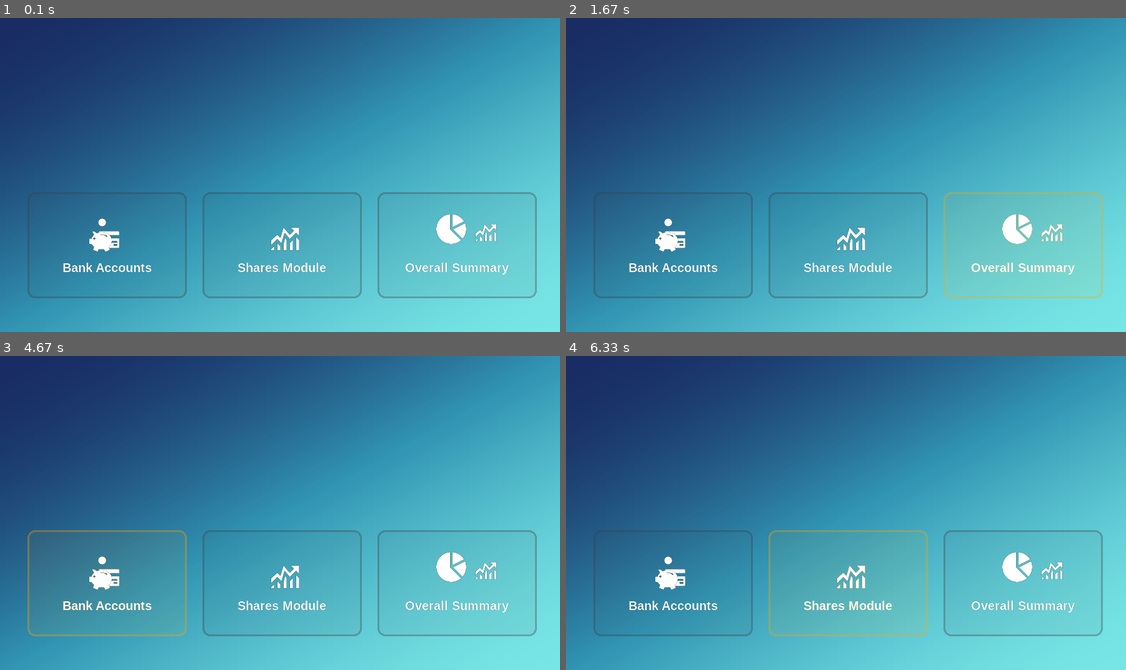
Above: before the commit, frames 1-4 (two rows, left to right).
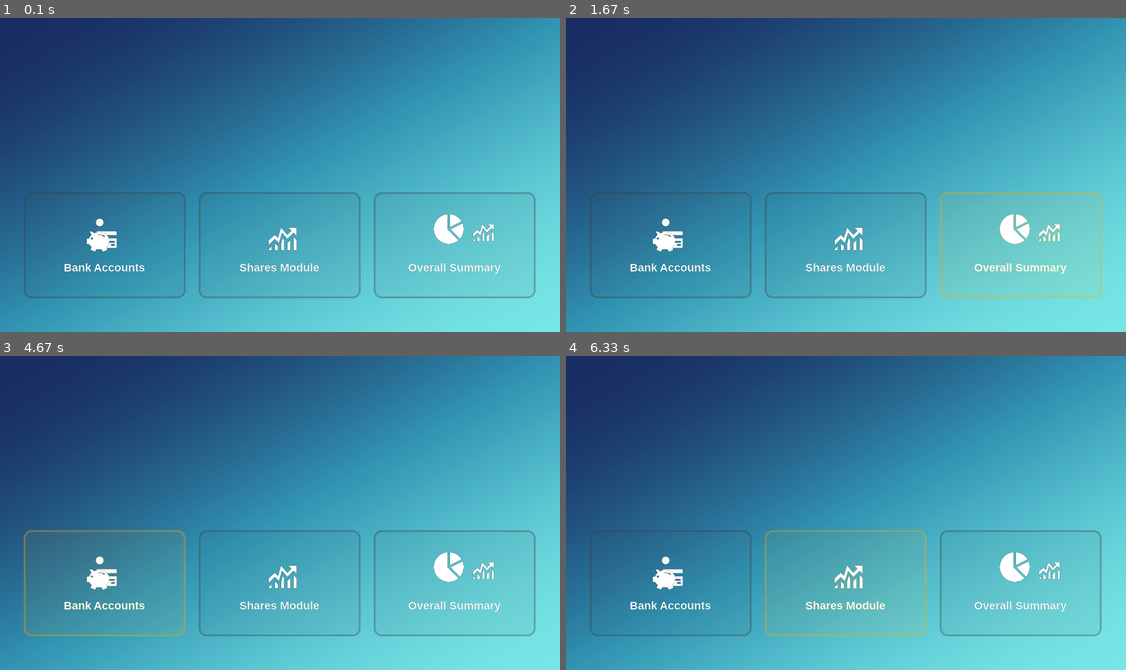
Above: after the commit, the same moments.

Repository: sachinadk2011/FinLedger
Game: pygame game, started from main.py
Same seed, same stepped clock (60 frames per second), same inputs: the game is played once before the commit and once after it.
Inputs (mouse positions are in pixels of both pictures, inside the frame that each line leads up to):
- Up to frame 1 (0.1 s): no input
- Up to frame 2 (1.67 s): click (672, 244) at 0.38 s; click (851, 193) at 0.72 s; click (672, 127) at 1.05 s; click (1053, 284) at 1.38 s
- Up to frame 3 (4.67 s): click (291, 409) at 1.72 s; click (252, 594) at 2.05 s; click (263, 459) at 2.38 s; click (476, 594) at 3.22 s; click (453, 506) at 3.55 s; click (476, 575) at 3.88 s; click (117, 453) at 4.22 s; click (145, 569) at 4.55 s
- Up to frame 4 (6.33 s): click (683, 494) at 4.88 s; click (997, 547) at 5.22 s; click (678, 629) at 5.55 s; click (756, 409) at 5.88 s; click (879, 600) at 6.22 s

The runs differ from the first frame. In frame 1, 2.6% of the frame differs, in the area x 4-96%, y 55-90%; in frame 2, 2.6%; in frame 3, 2.7%; in frame 4, 2.6%.

Commit message:
Refactor configuration values in config.py and update main.py to utilize new layout scaling for dynamic UI adjustments

Diff:
--- a/config.py
+++ b/config.py
@@ -1,8 +1,12 @@
 WIDTH = None
 HEIGHT = None
 FPS = 60
-BASE_W = 1050
-BASE_H = 768
+BASE_W = 1045
+BASE_H = 653
+BASE_CARD_W = 305
+BASE_CARD_H = 200
+BASE_GAP = 20
+BASE_MARGIN = 45
 
 
 MIN_WIDTH = None
--- a/main.py
+++ b/main.py
@@ -11,7 +11,7 @@
 config.MIN_WIDTH = int( info.current_w* 0.5)
 config.MIN_HEIGHT = int(info.current_h * 0.55)
 
-from config import WHITE, BLUE, ORANGE, MIN_WIDTH, MIN_HEIGHT, FPS, HEIGHT, WIDTH, BASE_H, BASE_W
+from config import WHITE, BLUE, ORANGE, MIN_WIDTH, MIN_HEIGHT, FPS, HEIGHT, WIDTH, BASE_H, BASE_W, BASE_CARD_H, BASE_CARD_W, BASE_GAP, BASE_MARGIN
 print(MIN_WIDTH, MIN_HEIGHT,  HEIGHT, WIDTH)
 
 pygame.display.set_caption("Finance Investement Tracker")
@@ -73,12 +73,14 @@
     scale_y = screen_h / BASE_H
 
     # Use the smaller one to prevent overflow
-    scale = min(scale_x, scale_y)
-
-    # Clamp scale (CRITICAL)
-    scale = max(0.85, min(scale, 1.35))
-
-    return scale
+    layout_scale = min(scale_x, scale_y)
+    layout_scale = max(0.85, min(layout_scale, 1.35))
+    font_scale = layout_scale * 0.92
+    icon_scale = layout_scale * 0.9
+
+
+
+    return (layout_scale, font_scale, icon_scale)
 
 
 class FontManager:
@@ -258,25 +260,40 @@
     # Draw once (important!)
     width, height = screen.get_size()
     background = get_instant_bg(width, height)
-    scale = get_ui_scale(width, height)
-    font.update_scale(scale)
-
-    size = (int(300 * scale), int(200 * scale))
+    layout_scale, font_scale, icon_scale = get_ui_scale(width, height)
+    font.update_scale(font_scale)
+
+    margin = int(BASE_MARGIN * layout_scale)
+    min_gap = int(BASE_GAP * layout_scale)
+
+    available_width = width - 2 * margin - 2 * min_gap
+    max_card_width = available_width // 3
+
+
+
+    size = (
+        min(
+            int(BASE_CARD_W * layout_scale),
+            max_card_width
+            ),
+        int(BASE_CARD_H * layout_scale)
+    )
     bank_card = button_card(size, bank_icons, caption="Bank Accounts")
     share_card = button_card(size, stock_bar_icon, caption="Shares Module")
     stock_report_card = button_card(size, stock_report_icon, caption="Overall Summary")
 
     #initial card positions
     card_width, card_height = bank_card.surface.get_size()
-    card_pos_x = int(width * 0.05)
+    gap = (width - 2 * margin - 3 * card_width) // 2
+    gap = max(gap, min_gap)
+    card_pos_x = (width - (3 * card_width + 2 * gap)) // 2
 
     card_pos_y = height - (height + card_height) // 3
     bank_card.update_position(card_pos_x, card_pos_y)
-    gap = int(card_width * 0.1)
 
     share_card.update_position(card_pos_x + card_width + gap, card_pos_y)
     stock_report_card.update_position(card_pos_x + 2*(card_width + gap), card_pos_y)
-    print(f"Gap: {gap}")
+    print(f"Gap: {gap}, {card_pos_x}")
 
 
 
@@ -300,21 +317,43 @@
                     pygame.RESIZABLE
                     )
                 background = get_instant_bg(width, height)
-                scale = get_ui_scale(width, height)
-                font.update_scale(scale)
-
-                bank_icons.set_size(scale)
-                stock_report_icon.set_size(scale)
-                stock_bar_icon.set_size(scale)
-
-                size = (int(300 * scale), int(200 * scale))
+                layout_scale, font_scale, icon_scale = get_ui_scale(width, height)
+                font.update_scale(font_scale)
+
+                bank_icons.set_size(icon_scale)
+                stock_report_icon.set_size(icon_scale)
+                stock_bar_icon.set_size(icon_scale)
+
+                margin = int(BASE_MARGIN * layout_scale)
+                min_gap = int(BASE_GAP * layout_scale)
+
+                available_width = width - 2 * margin - 2 * min_gap
+                max_card_width = available_width // 3
+
+
+
+                size = (
+                        min(
+                            int(BASE_CARD_W * layout_scale),
+                            max_card_width
+                            ),
+                        int(BASE_CARD_H * layout_scale)
+                        )
+                print("New button size: ", size)
                 bank_card.set_size(size)
                 share_card.set_size(size)
                 stock_report_card.set_size(size)
                 print(f"Resized to: {width}x{height}")
                 #update card positions
                 card_width, card_height = bank_card.surface.get_size()
-                card_pos_x = int(width * 0.02)
+
+                gap = (width - 2 * margin - 3 * card_width) // 2
+                print("Calculated gap: ", gap)
+                gap = max(min(gap, 30), min_gap)
+                print("Used gap: ", gap, min_gap)
+                card_pos_x = (width - (3 * card_width + 2 * gap)) // 2
+                print("Card pos x: ", card_pos_x)
+
 
                 card_pos_y = height - (height + card_height) // 3
                 bank_card.update_position(card_pos_x, card_pos_y)
